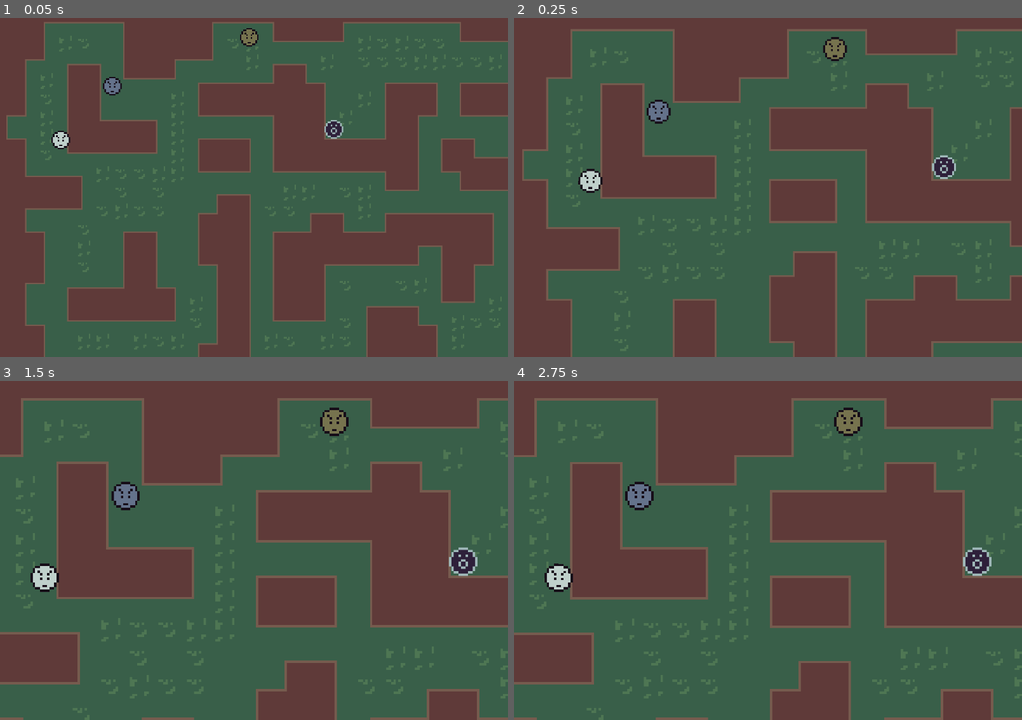
Above: before the commit, frames 1-4 (two rows, left to right).
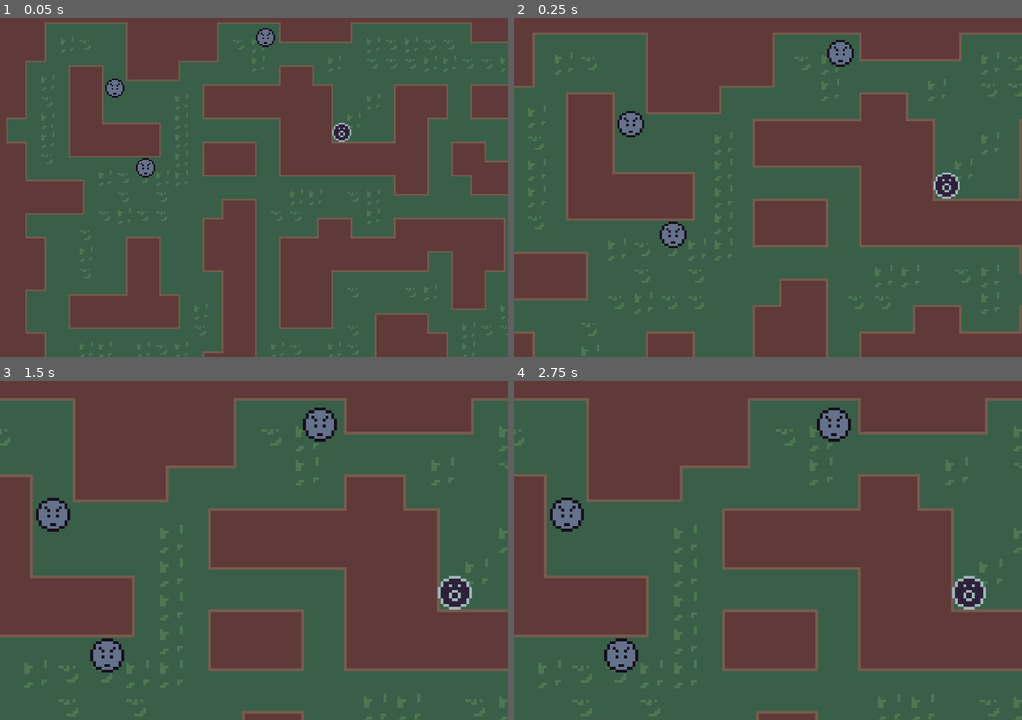
Above: after the commit, the same moments.

Repository: TeamGalileoRobotics/tilde
Game: Godot game, scene res://root.tscn
The game is run twice, just before and just after one commit, with the same random seed, the same clock (stepped at 60 frames per second) and the same inputs.
Inputs:
- Up to frame 1 (0.05 s): no input
- Up to frame 2 (0.25 s): no input
- Up to frame 3 (1.5 s): no input
- Up to frame 4 (2.75 s): tap Enter at 2 s

The runs differ from the first frame. In frame 1, 16% of the frame differs, in the area x 1-100%, y 1-100%; in frame 2, 38%; in frame 3, 45%, in the area x 0-100%, y 5-100%; in frame 4, 45%.

Commit message:
Split chasers into own scene for modularisation

Diff:
--- a/ball.gd
+++ b/ball.gd
@@ -10,3 +10,6 @@
 	var data = get_parent().get_data(index)
 	var impulse = Vector2(data[0], -data[1])
 	set_applied_force(impulse*speed)
+
+func set_sprite(index):
+	$sprite.texture = load("res://chaser_%s.png" % index)
--- /dev/null
+++ b/chaser.tscn
@@ -0,0 +1,27 @@
+[gd_scene load_steps=4 format=2]
+
+[ext_resource path="res://chaser_0.png" type="Texture" id=1]
+[ext_resource path="res://ball.gd" type="Script" id=2]
+
+[sub_resource type="CircleShape2D" id=1]
+radius = 48.0
+
+[node name="chaser" type="RigidBody2D" groups=[
+"chasers",
+]]
+position = Vector2( 288.553, 229.479 )
+mass = 0.2
+gravity_scale = 0.0
+script = ExtResource( 2 )
+__meta__ = {
+"_edit_group_": true
+}
+
+[node name="collision" type="CollisionShape2D" parent="."]
+position = Vector2( 0, 0.104674 )
+scale = Vector2( 0.5, 0.5 )
+shape = SubResource( 1 )
+
+[node name="sprite" type="Sprite" parent="."]
+scale = Vector2( 4, 4 )
+texture = ExtResource( 1 )
--- a/project.godot
+++ b/project.godot
@@ -10,7 +10,6 @@
 
 _global_script_classes=[  ]
 _global_script_class_icons={
-
 }
 
 [application]
@@ -26,6 +25,7 @@
 
 [rendering]
 
-quality/2d/use_pixel_snap=true
+2d/snapping/use_gpu_pixel_snap=true
 environment/default_clear_color=Color( 0.933333, 0.933333, 0.933333, 1 )
 environment/default_environment="res://default_env.tres"
+quality/2d/use_pixel_snap=true
--- a/root.tscn
+++ b/root.tscn
@@ -1,14 +1,11 @@
-[gd_scene load_steps=11 format=2]
+[gd_scene load_steps=8 format=2]
 
 [ext_resource path="res://target.png" type="Texture" id=1]
-[ext_resource path="res://ball.gd" type="Script" id=2]
+[ext_resource path="res://chaser.tscn" type="PackedScene" id=2]
 [ext_resource path="res://root.gd" type="Script" id=3]
 [ext_resource path="res://tileset.tres" type="TileSet" id=4]
-[ext_resource path="res://chaser_0.png" type="Texture" id=5]
 [ext_resource path="res://target.gd" type="Script" id=6]
 [ext_resource path="res://camera.gd" type="Script" id=7]
-[ext_resource path="res://chaser_2.png" type="Texture" id=8]
-[ext_resource path="res://chaser_1.png" type="Texture" id=9]
 
 [sub_resource type="CircleShape2D" id=1]
 radius = 48.0
@@ -39,67 +36,15 @@
 scale = Vector2( 4, 4 )
 texture = ExtResource( 1 )
 
-[node name="chaser_0" type="RigidBody2D" parent="." groups=[
-"chasers",
-]]
-position = Vector2( 288.553, 229.479 )
-mass = 0.2
-gravity_scale = 0.0
-script = ExtResource( 2 )
-__meta__ = {
-"_edit_group_": true
-}
+[node name="chaser_0" parent="." instance=ExtResource( 2 )]
 
-[node name="collision" type="CollisionShape2D" parent="chaser_0"]
-position = Vector2( 0, 0.104674 )
-scale = Vector2( 0.5, 0.5 )
-shape = SubResource( 1 )
-
-[node name="sprite" type="Sprite" parent="chaser_0"]
-scale = Vector2( 4, 4 )
-texture = ExtResource( 5 )
-
-[node name="chaser_1" type="RigidBody2D" parent="." groups=[
-"chasers",
-]]
-position = Vector2( 640, 104 )
-mass = 0.2
-gravity_scale = 0.0
-script = ExtResource( 2 )
-__meta__ = {
-"_edit_group_": true
-}
+[node name="chaser_1" parent="." instance=ExtResource( 2 )]
+position = Vector2( 365.075, 429.612 )
 index = 2
 
-[node name="collision" type="CollisionShape2D" parent="chaser_1"]
-position = Vector2( 0, 0.104674 )
-scale = Vector2( 0.5, 0.5 )
-shape = SubResource( 1 )
-
-[node name="sprite" type="Sprite" parent="chaser_1"]
-scale = Vector2( 4, 4 )
-texture = ExtResource( 9 )
-
-[node name="chaser_2" type="RigidBody2D" parent="." groups=[
-"chasers",
-]]
-position = Vector2( 160, 368 )
-mass = 0.2
-gravity_scale = 0.0
-script = ExtResource( 2 )
-__meta__ = {
-"_edit_group_": true
-}
+[node name="chaser_2" parent="." instance=ExtResource( 2 )]
+position = Vector2( 666.115, 101.663 )
 index = 3
-
-[node name="collision" type="CollisionShape2D" parent="chaser_2"]
-position = Vector2( 0, 0.104674 )
-scale = Vector2( 0.5, 0.5 )
-shape = SubResource( 1 )
-
-[node name="sprite" type="Sprite" parent="chaser_2"]
-scale = Vector2( 4, 4 )
-texture = ExtResource( 8 )
 
 [node name="tilemap" type="TileMap" parent="."]
 scale = Vector2( 4, 4 )
@@ -122,4 +67,5 @@
 smoothing_speed = 10.0
 editor_draw_drag_margin = true
 script = ExtResource( 7 )
+
 [connection signal="body_entered" from="target" to="target" method="_on_body_collision"]
